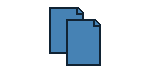
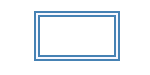
The second 150px x 75px image is a revision of the first. Changes to its layers:
painted on "Background" over (34, 7, 120, 66)
